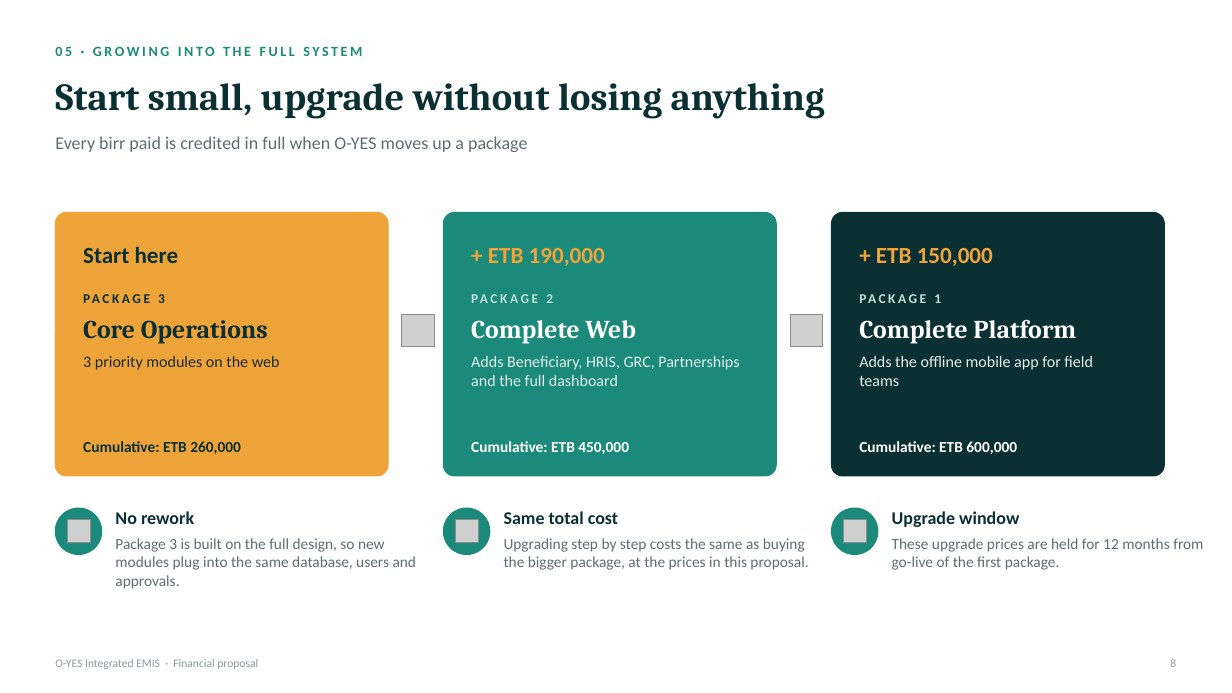
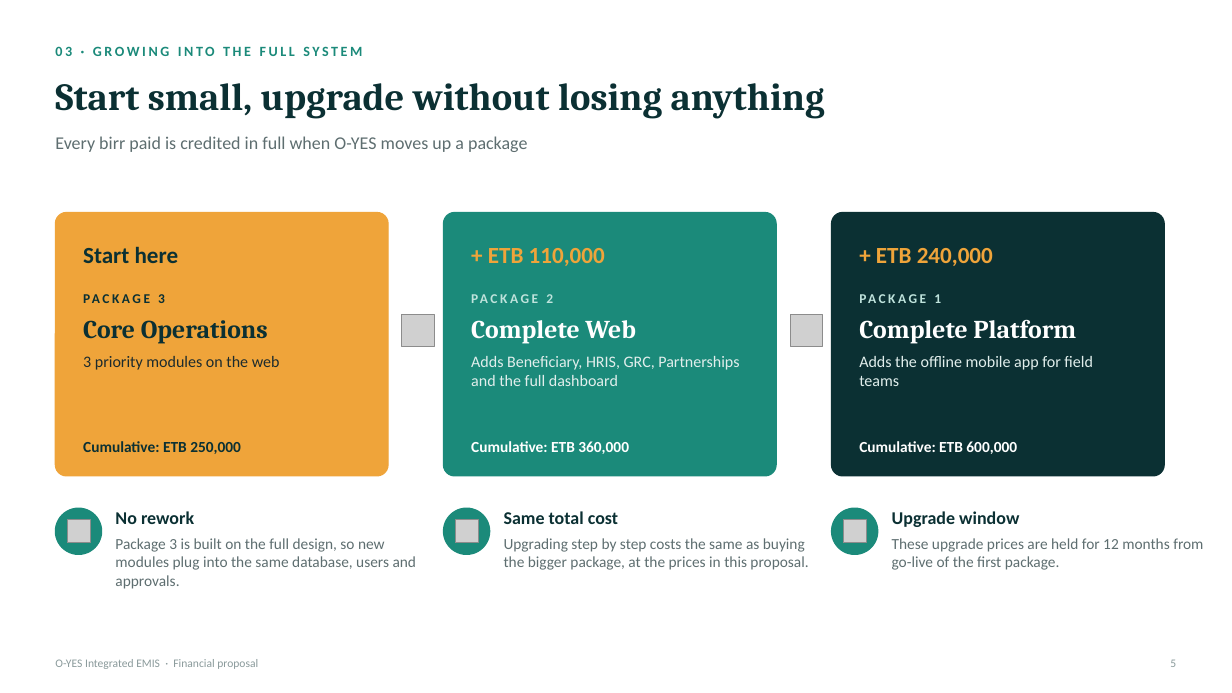
Before and after one commit to Abakas-Tech/ems-client, a slide deck: slide 5 of docs/proposals/O-YES_EMIS_Financial_Proposal.pptx (slide 8 before the commit). Drawn at 1232x693 pixels with LibreOffice and Linux fonts; fonts in the diff are those of the drawing; grey boxes stand for pictures. Boxes give left, top, right and bottom in pixels: in the first picture for what was removed or moved away, otherwise in the second. Text is boxed around its words. In the diff, an @@ line names an element or a change of style, - is before the commit and + after.

```diff
--- a/docs/proposals/O-YES_EMIS_Financial_Proposal.pptx
+++ b/docs/proposals/O-YES_EMIS_Financial_Proposal.pptx
@@ text at bbox=[55, 46, 362, 56]: text changed @@
-05 · GROWING INTO THE FULL SYSTEM
+03 · GROWING INTO THE FULL SYSTEM
@@ text at bbox=[488, 248, 605, 266]: text changed @@
-+ ETB 190,000
++ ETB 110,000
@@ text at bbox=[876, 248, 993, 266]: text changed @@
-+ ETB 150,000
++ ETB 240,000
@@ text at bbox=[83, 441, 241, 454]: text changed @@
-Cumulative: ETB 260,000
+Cumulative: ETB 250,000
@@ text at bbox=[471, 441, 629, 454]: text changed @@
-Cumulative: ETB 450,000
+Cumulative: ETB 360,000
@@ text at bbox=[1170, 659, 1176, 667]: text changed @@
-8
+5
```
Also in this commit, not shown: 6 other slides changed, 1 slide added, 4 slides removed, 1 other file.
